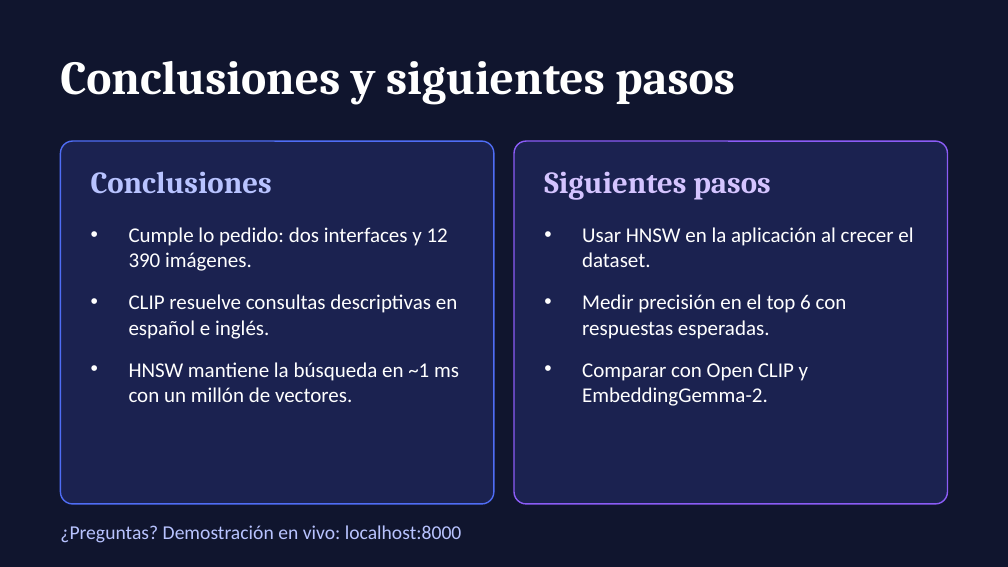
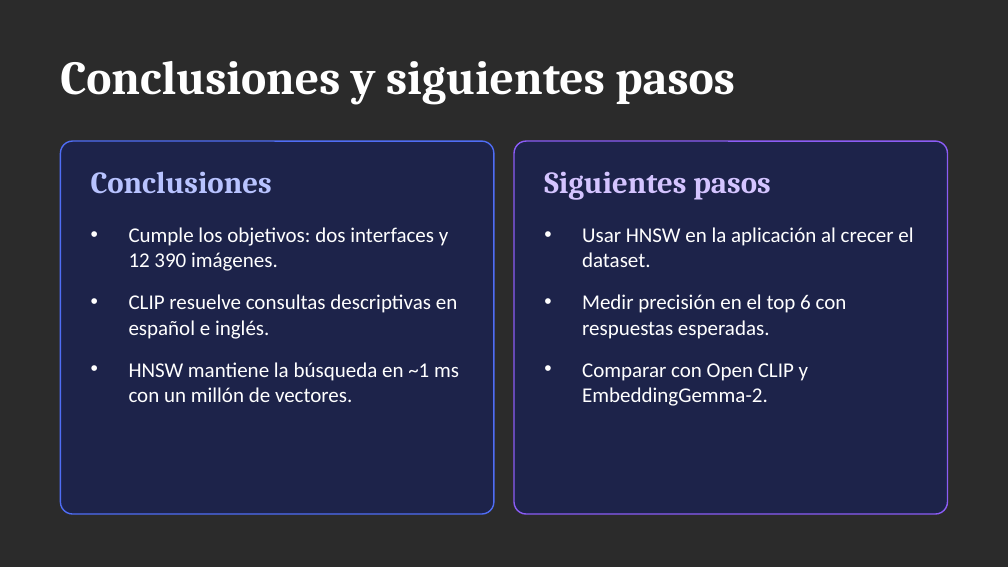
Before and after one commit to josemaames/PRESENTACI-N-FINAL---B-SQUEDA-MULTIMODAL-DE-IM-GENES, a slide deck: slide 14 of presentacion.pptx (slide 12 before the commit). Drawn at 1008x567 pixels with LibreOffice and Linux fonts; fonts in the diff are those of the drawing; background and template pictures are left out; a plain dark background stands for a picture behind light text. Boxes give left, top, right and bottom in pixels: in the first picture for what was removed or moved away, otherwise in the second. Text is boxed around its words. In the diff, an @@ line names an element or a change of style, - is before the commit and + after.

```diff
--- a/presentacion.pptx
+++ b/presentacion.pptx
@@ background #10152E to picture (left out) @@
@@ rounded rectangle: place and size @@
-rounded rectangle at (60, 141, 494, 504)
+rounded rectangle at (60, 141, 494, 514)
@@ rounded rectangle at (60, 141, 494, 514): fill #1B2250 to #1B2250 at 85% opacity; proportions changed @@
@@ rounded rectangle at (514, 141, 948, 514): fill #1B2250 to #1B2250 at 85% opacity; proportions changed @@
@@ rounded rectangle: place and size @@
-rounded rectangle at (514, 141, 948, 504)
+rounded rectangle at (514, 141, 948, 514)
@@ text at (129, 227, 448, 271): text changed @@
-• Cumple lo pedido: dos interfaces y 12 390 imágenes.
+• Cumple los objetivos: dos interfaces y 12 390 imágenes.
@@ text removed at (60, 525, 462, 543) @@
-¿Preguntas? Demostración en vivo: localhost:8000
```
Also in this commit, not shown: 9 other slides changed, 4 slides added, 1 slide removed.
